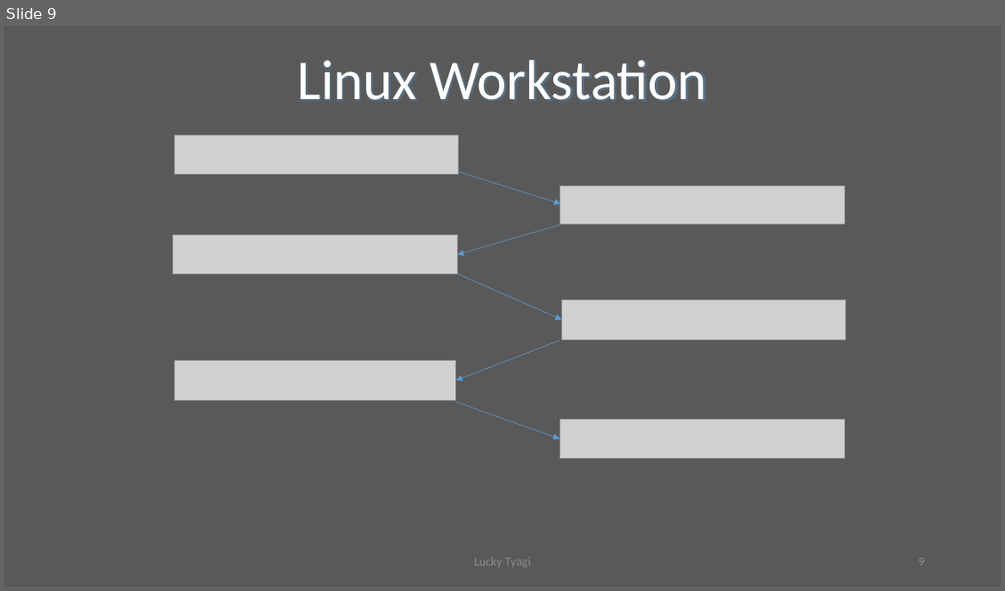
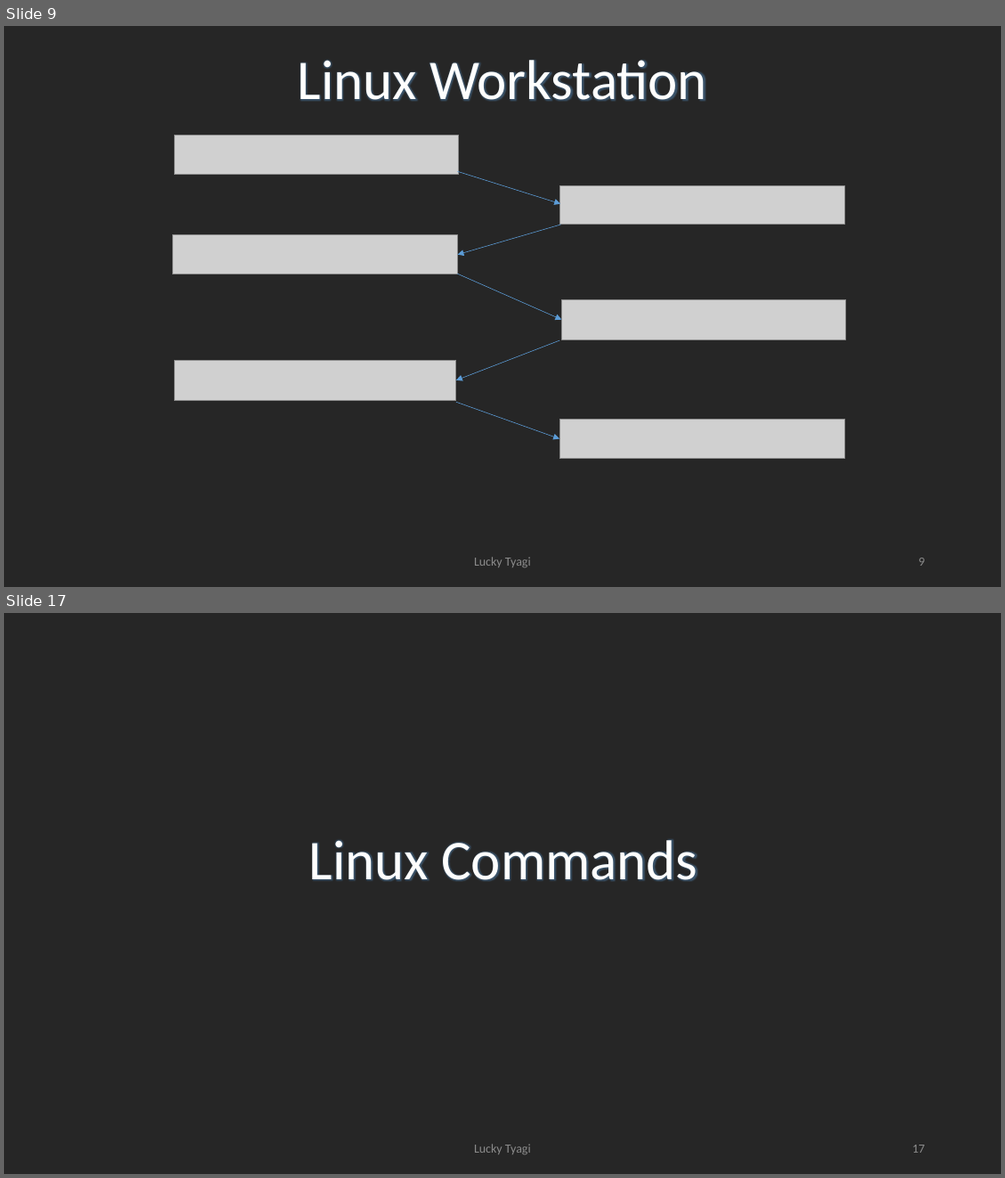
Before and after one commit to LuckyTyagi279/Misc, a slide deck: FRESHERS TRAINING.pptx. Shown one above the other, each under a label of ours: slide 9 before the commit, slides 9 and 17 after it; the slides between them are not shown. The pictures are 1005x591 and 1005x1178 pixels, drawn with LibreOffice and Linux fonts; fonts in the diff are those of the drawing; grey boxes stand for pictures. Boxes give left, top, right and bottom in pixels: in the first picture for what was removed or moved away, otherwise in the second. Text is boxed around its words. In the diff, an @@ line names an element or a change of style, - is before the commit and + after.

```diff
--- a/FRESHERS TRAINING.pptx
+++ b/FRESHERS TRAINING.pptx
@@ slide 17 added at <box>4,613,1001,1174</box>, background #262626 @@
@@ text added at <box>309,839,697,881</box>, 54 pt, text #FEFEFE @@
+Linux Commands
@@ text added at <box>474,1143,531,1154</box>, 12 pt, text #8C8C8C @@
+Lucky Tyagi
@@ page number added at <box>912,1144,924,1152</box>, 12 pt, text #8C8C8C @@
+17
@@ slide 9 changed as well @@
@@ background #595959 to #262626 @@
```
Also in this commit, not shown: 9 other slides changed, 17 other slides added.
